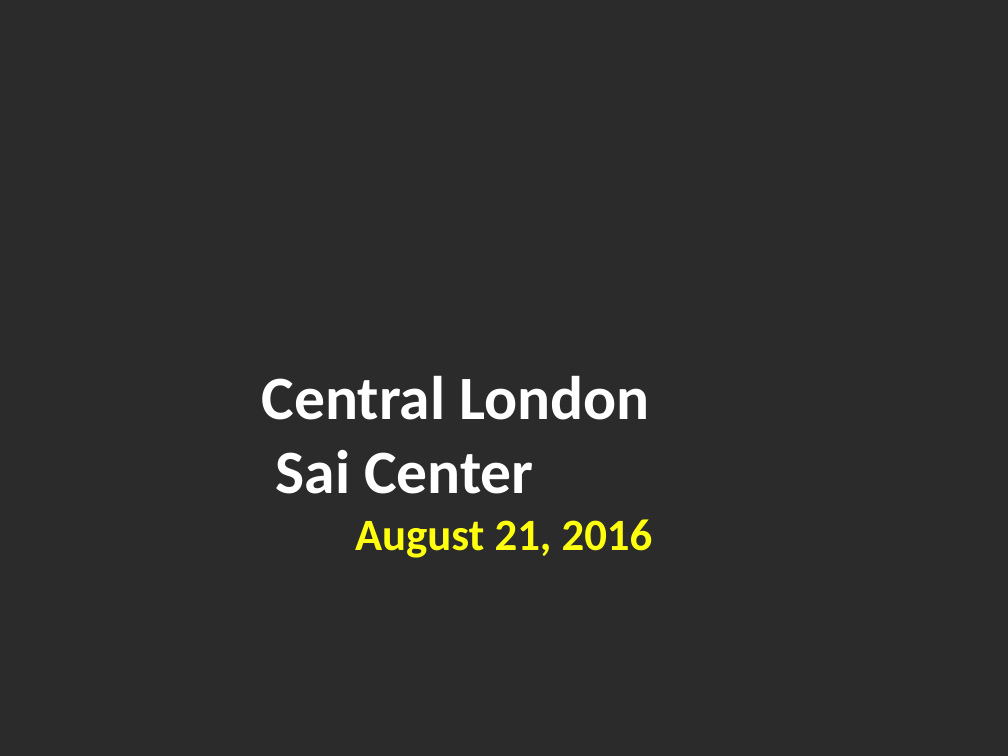
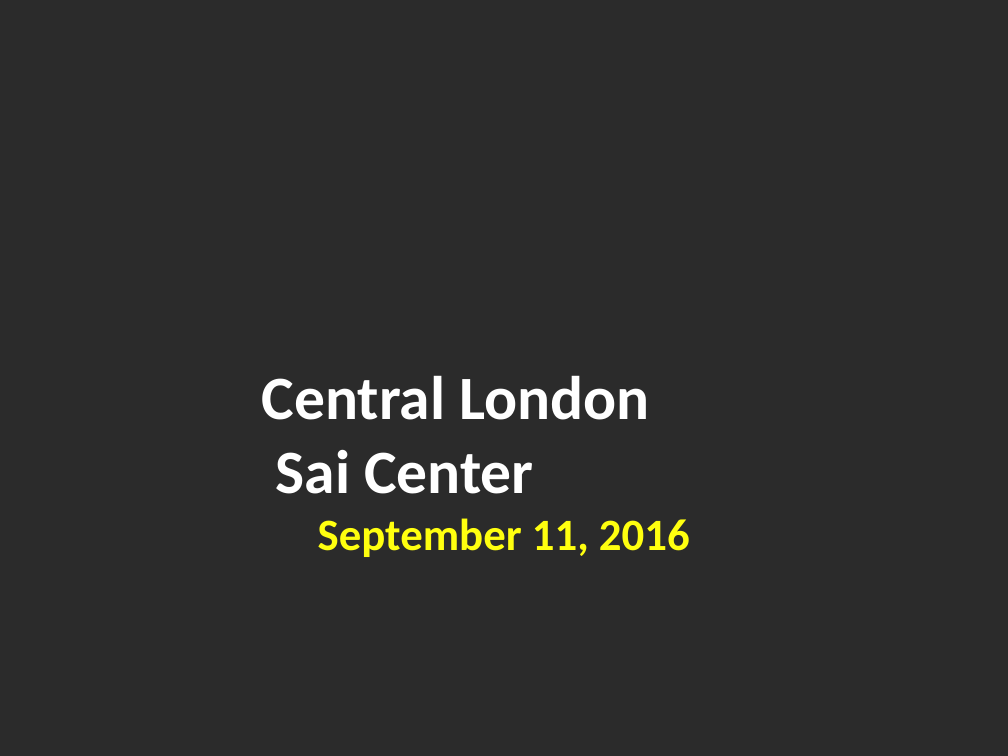
Before and after one commit to riteshreddyr/bhajanpresentationmaker, a slide deck: slide 1 of generated_ppts/bhajans.pptx. Drawn at 1008x756 pixels with LibreOffice and Linux fonts; fonts in the diff are those of the drawing; background and template pictures are left out; a plain dark background stands for a picture behind light text. Boxes give left, top, right and bottom in pixels: in the first picture for what was removed or moved away, otherwise in the second. Text is boxed around its words. In the diff, an @@ line names an element or a change of style, - is before the commit and + after.

```diff
--- a/generated_ppts/bhajans.pptx
+++ b/generated_ppts/bhajans.pptx
@@ text at (262, 375, 690, 557): text changed @@
-Central London
-Sai Center
-August 21, 2016
+Central London
+Sai Center
+September 11, 2016
```
Also in this commit, not shown: 1 other slide changed, 13 slides added, 6 slides removed, 8 other files.
